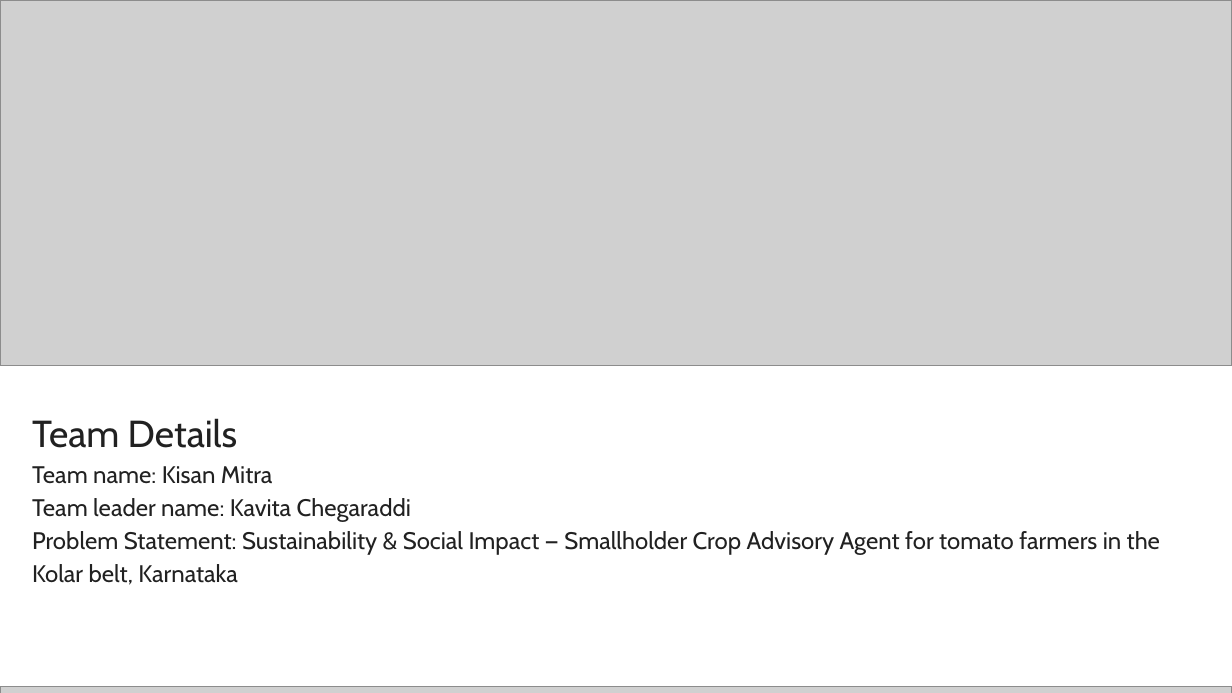
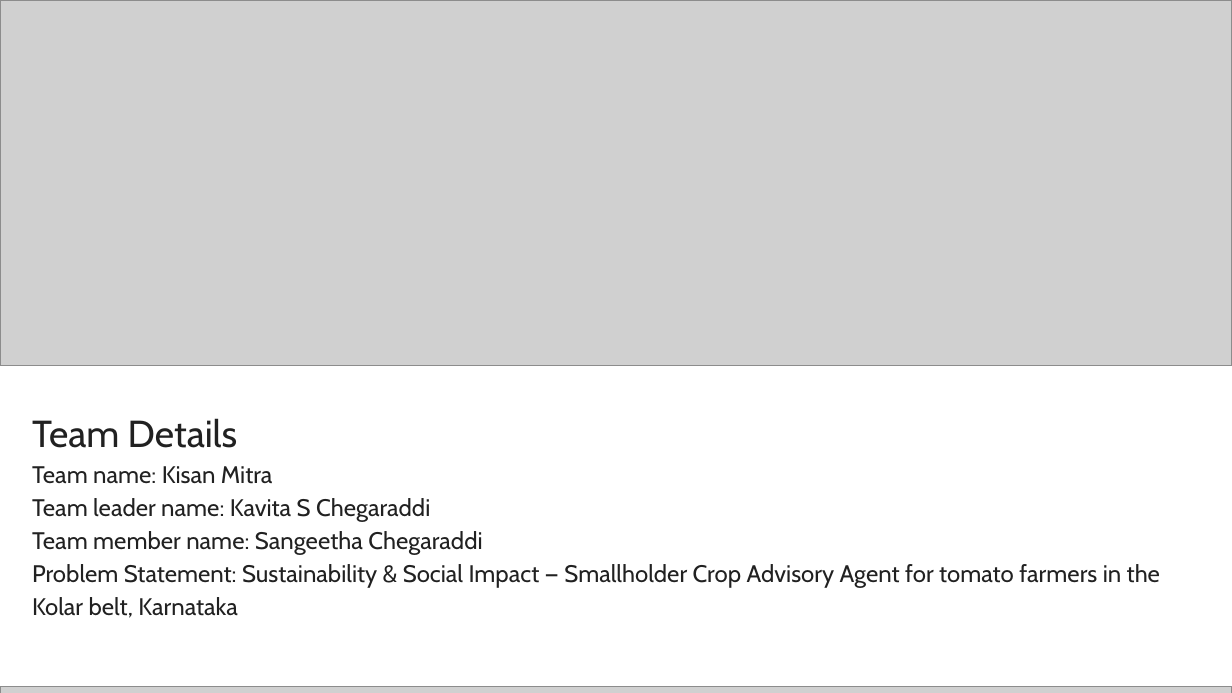
Before and after one commit to Kavitacs08/kisan-mitra, a slide deck: slide 1 of docs/Kisan_Mitra_Submission.pptx. Drawn at 1232x693 pixels with LibreOffice and Linux fonts; fonts in the diff are those of the drawing; grey boxes stand for pictures. Boxes give left, top, right and bottom in pixels: in the first picture for what was removed or moved away, otherwise in the second. Text is boxed around its words. In the diff, an @@ line names an element or a change of style, - is before the commit and + after.

```diff
--- a/docs/Kisan_Mitra_Submission.pptx
+++ b/docs/Kisan_Mitra_Submission.pptx
@@ text at [32,498,482,555]: text changed @@
-Team leader name: Kavita Chegaraddi
+Team leader name: Kavita S Chegaraddi
+Team member name: Sangeetha Chegaraddi
```
Also in this commit, not shown: 2 other slides changed, 1 slide removed, 2 other files.
